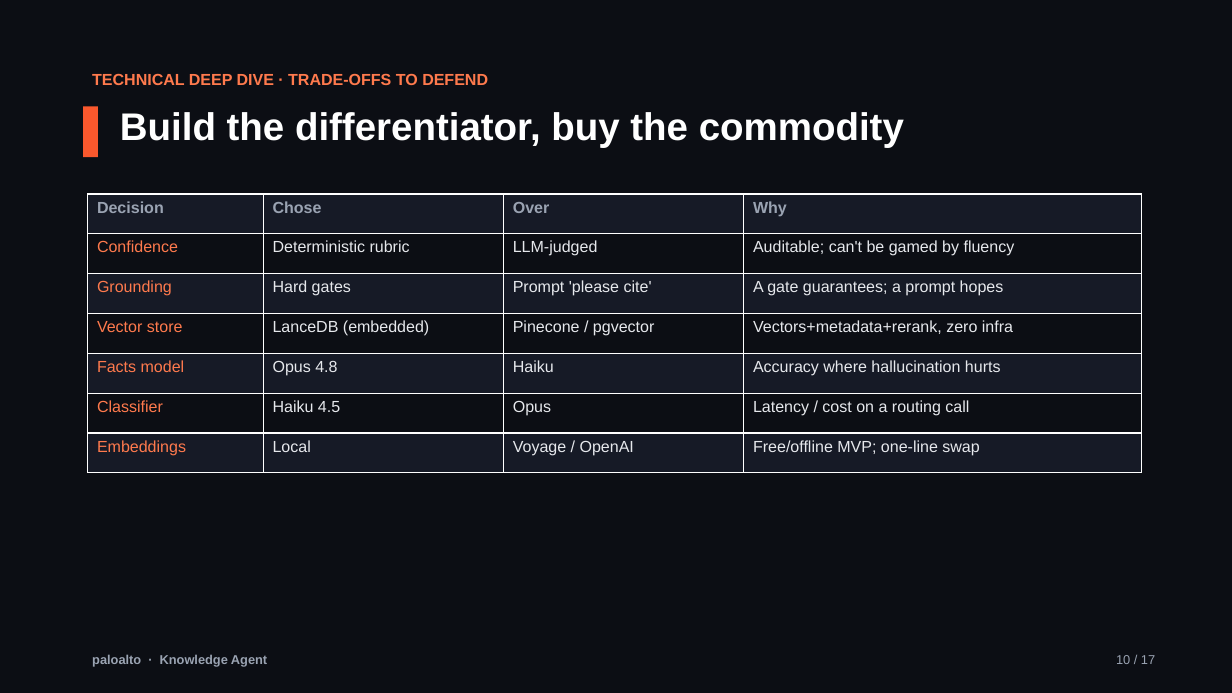
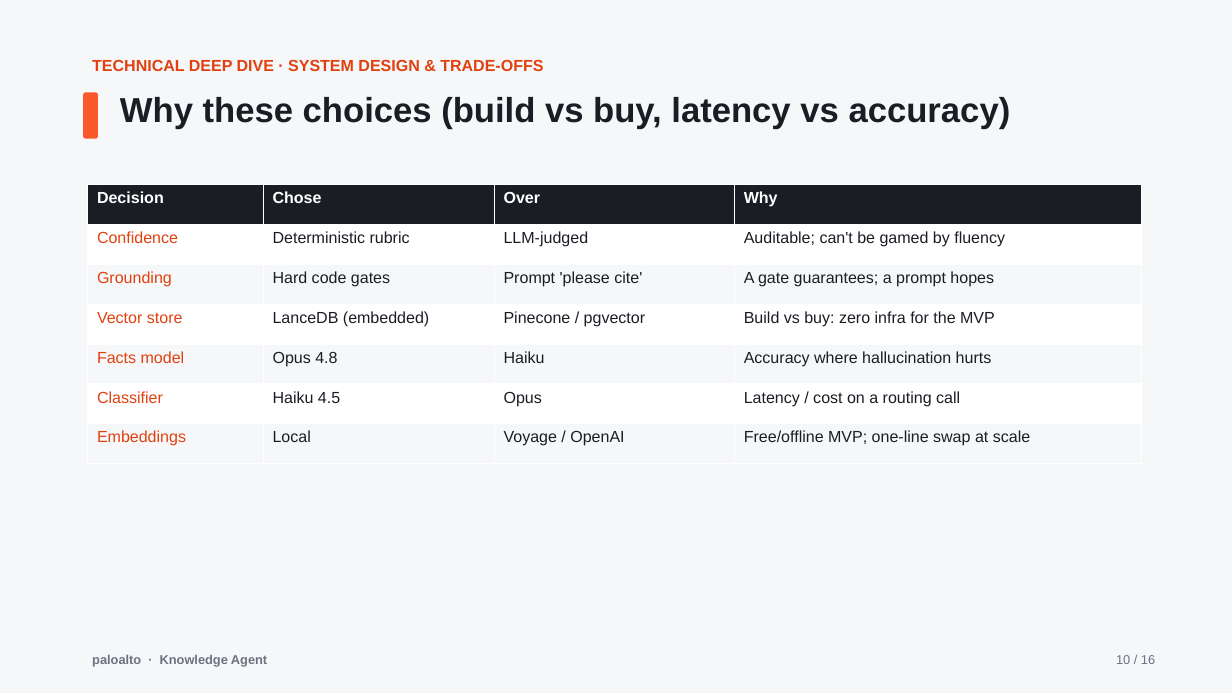
Before and after one commit to ashveej/PaloAltoknowledgeagent, a slide deck: slide 10 of presentation/Executive_Presentation.pptx. Drawn at 1232x693 pixels with LibreOffice and Linux fonts; fonts in the diff are those of the drawing. Boxes give left, top, right and bottom in pixels: in the first picture for what was removed or moved away, otherwise in the second. Text is boxed around its words. In the diff, an @@ line names an element or a change of style, - is before the commit and + after.

```diff
--- a/presentation/Executive_Presentation.pptx
+++ b/presentation/Executive_Presentation.pptx
@@ background #0C0E14 to #F6F7F9 @@
@@ text at (92, 59, 543, 71): text changed; text colour #FF7A4D to #E0410F @@
-TECHNICAL DEEP DIVE · TRADE-OFFS TO DEFEND
+TECHNICAL DEEP DIVE · SYSTEM DESIGN & TRADE-OFFS
@@ rounded rectangle: place and size @@
-rounded rectangle at (83, 106, 98, 157)
+rounded rectangle at (83, 92, 98, 139)
@@ rounded rectangle at (83, 92, 98, 139): rectangle to rounded rectangle @@
@@ text at (120, 97, 1011, 129): text changed; size 30 to 27 pt; text colour #FFFFFF to #1A1D24 @@
-Build the differentiator, buy the commodity
+Why these choices (build vs buy, latency vs accuracy)
@@ table at (88, 185, 1141, 464) @@
-row 3, column 2: Hard gates
+row 3, column 2: Hard code gates
-row 4, column 4: Vectors+metadata+rerank, zero infra
+row 4, column 4: Build vs buy: zero infra for the MVP
-row 7, column 4: Free/offline MVP; one-line swap
+row 7, column 4: Free/offline MVP; one-line swap at scale
@@ fill #161A26 to #1A1D24 in row 1 @@
@@ fill #0C0E14 to #FFFFFF in 12 cells @@
@@ fill #161A26 to #F6F7F9 in 12 cells @@
@@ text colour #9AA3B2 to #FFFFFF in "Decision", "Chose", "Over", "Why" @@
@@ text colour #FF7A4D to #E0410F in "Confidence", "Grounding", "Vector store", "Facts model" and 2 more places @@
@@ text colour #E6E8EC to #1A1D24 in "Deterministic rubric", "LLM-judged", "Auditable; can't be gamed by fluency", "Prompt 'please cite'" and 11 more places @@
@@ table: place and size @@
-table at (88, 194, 1141, 473)
+table at (88, 185, 1141, 464)
@@ text "paloalto · Knowledge Agent" at (92, 654, 267, 667): text colour #9AA3B2 to #6B7280 @@
@@ text at (1116, 655, 1155, 664): text changed; text colour #9AA3B2 to #6B7280 @@
-10 / 17
+10 / 16
```
Also in this commit, not shown: 7 other slides changed, 8 slides added, 9 slides removed, 6 other files.
